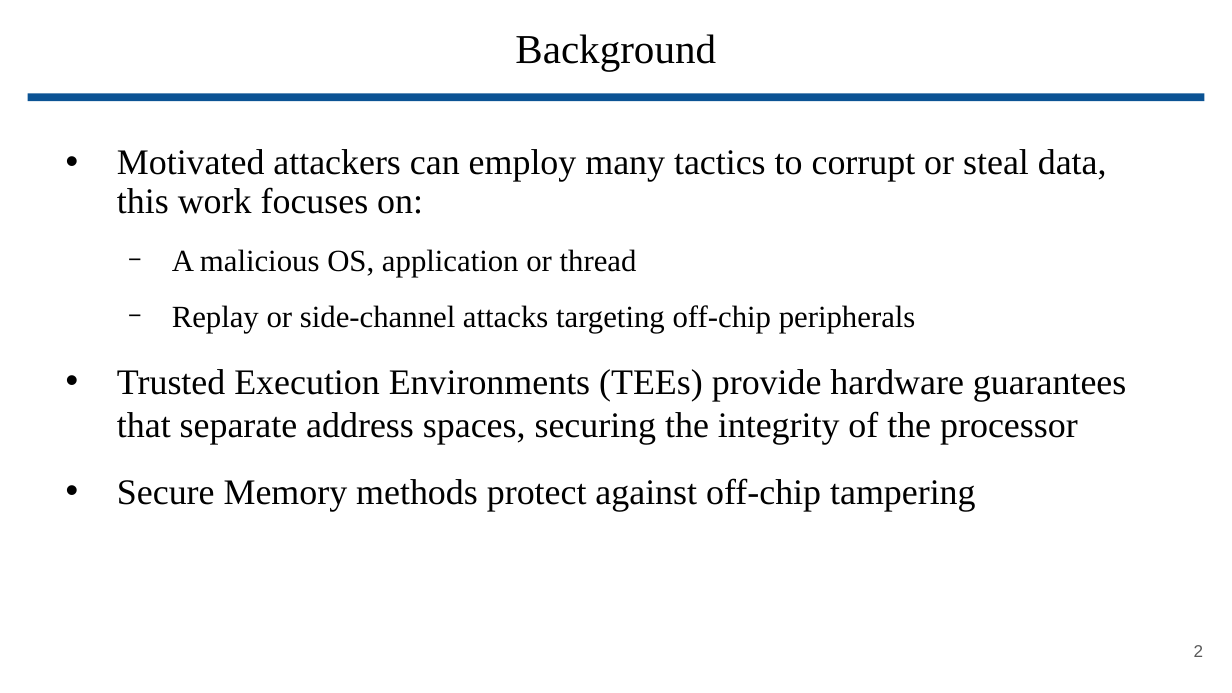
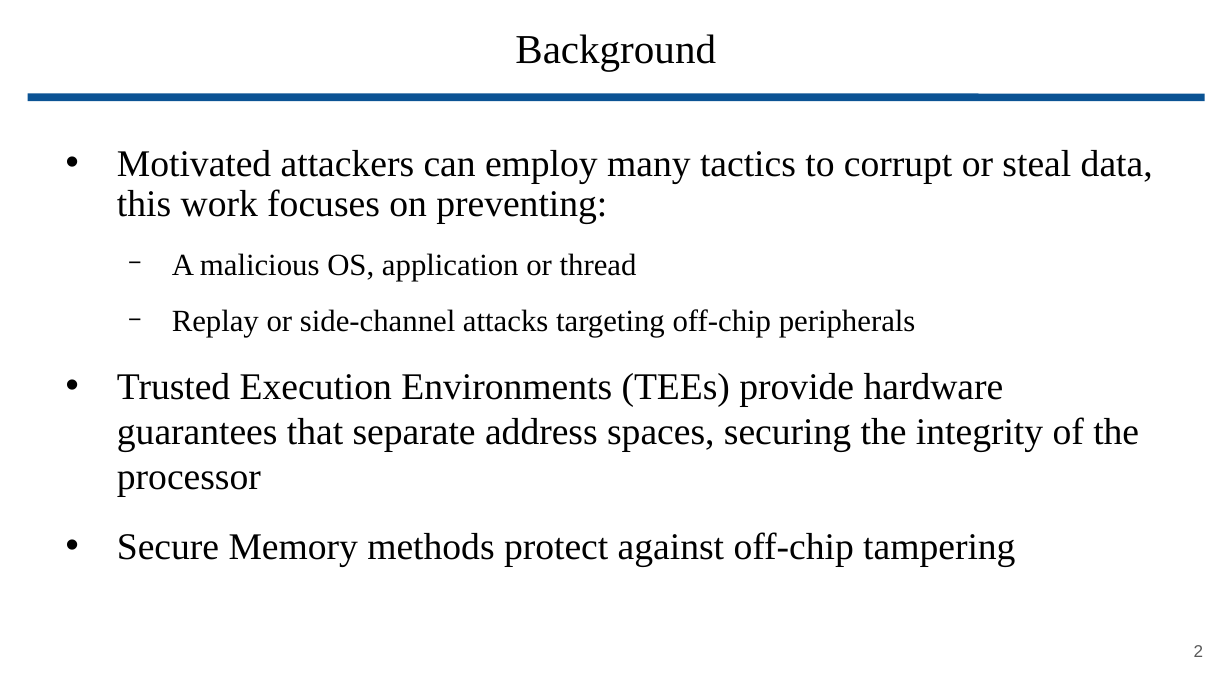
Before and after one commit to wbuz24/grad-research, a slide deck: slide 2 of presentations/update.11.15.pptx. Drawn at 1232x693 pixels with LibreOffice and Linux fonts; fonts in the diff are those of the drawing. Boxes give left, top, right and bottom in pixels: in the first picture for what was removed or moved away, otherwise in the second. Text is boxed around its words. In the diff, an @@ line names an element or a change of style, - is before the commit and + after.

```diff
--- a/presentations/update.11.15.pptx
+++ b/presentations/update.11.15.pptx
@@ text at bbox=[117, 150, 1153, 224]: text changed; size 21 to 22 pt @@
-• Motivated attackers can employ many tactics to corrupt or steal data, this work focuses on:
+• Motivated attackers can employ many tactics to corrupt or steal data, this work focuses on preventing:
@@ text at bbox=[117, 373, 1139, 567]: size 21 to 22 pt in "Trusted Execution Environments (TEEs) provide hardware guara ...", "Secure Memory methods protect against off-chip tampering" @@
```
Also in this commit, not shown: 6 other slides changed, 3 slides added, 1 slide removed, 5 other files.
